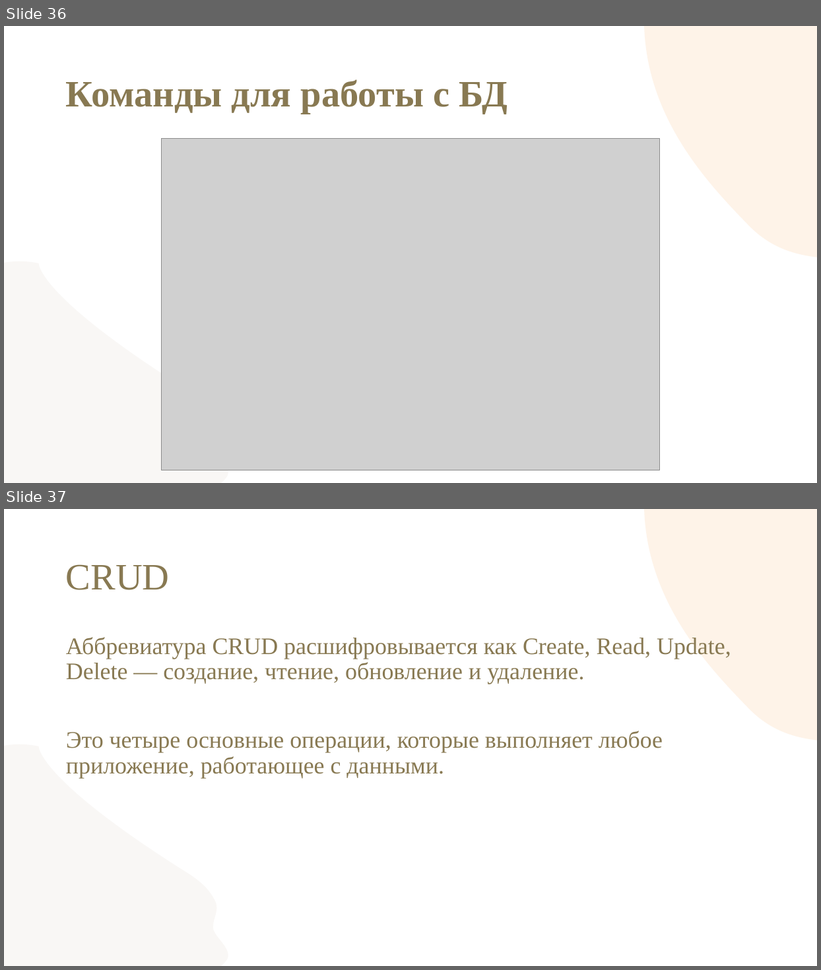
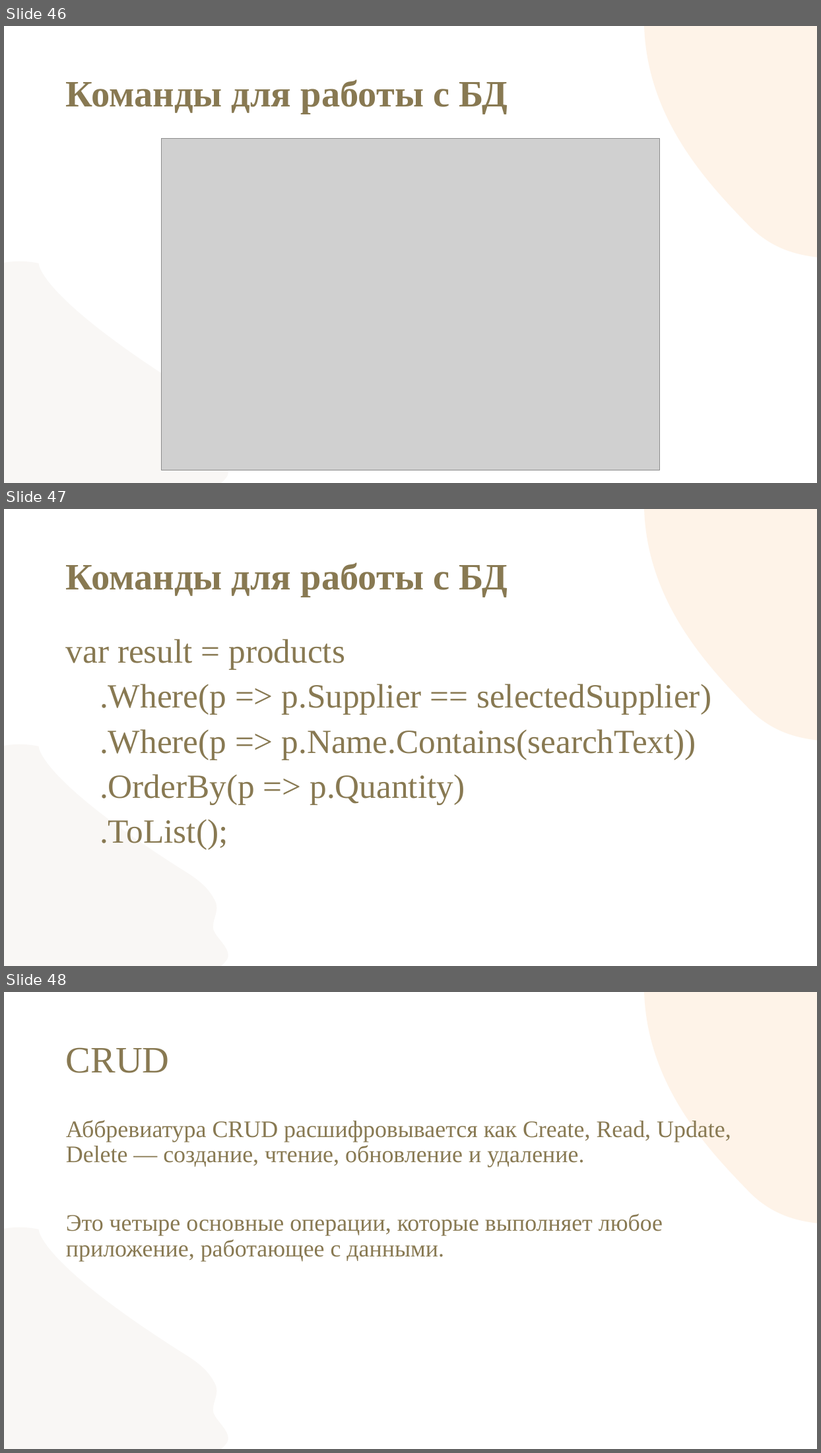
Before and after one commit to gheluag/demoexam_2026, a slide deck: Модуль 2/EF/EF.pptx. Shown one above the other, each under a label of ours: slides 36 and 37 before the commit, slides 46, 47 and 48 after it. The pictures are 821x970 and 821x1453 pixels, drawn with LibreOffice and Linux fonts; fonts in the diff are those of the drawing; grey boxes stand for pictures; background and template pictures are left out. Boxes give left, top, right and bottom in pixels: in the first picture for what was removed or moved away, otherwise in the second. Text is boxed around its words. In the diff, an @@ line names an element or a change of style, - is before the commit and + after.

```diff
--- a/Модуль 2/EF/EF.pptx
+++ b/Модуль 2/EF/EF.pptx
@@ slide 47 added at (4, 509, 817, 966), background #FFFFFF; not listed: 2 template elements that a slide beside it also shows @@
@@ title added at (66, 562, 508, 597), 44 pt, text #887952, bold @@
+Команды для работы с БД
@@ text added at (66, 639, 712, 850), 40 pt, text #887952 @@
+var result = products
+.Where(p => p.Supplier == selectedSupplier)
+.Where(p => p.Name.Contains(searchText))
+.OrderBy(p => p.Quantity)
+.ToList();
@@ what was slide 36 is now slide 46 @@
@@ what was slide 37 is now slide 48 @@
```
Also in this commit, not shown: 10 slides changed, 14 other slides added, 37 other files.
